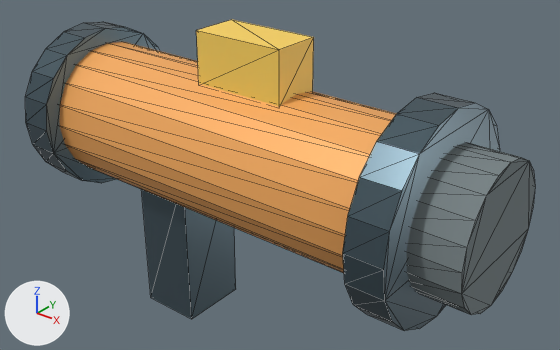
The glTF model public/assets/kit/bp_weaponheavy.glb, before and after one commit.
Rendered twice from a 50 mm camera at (1.621, -1.284, 0.815) aimed at (0.555, 0.048, -0.011). Every picture has the same lights, and +X, +Y and +Z are marked at lower left. The picture after the commit comes second. Mesh edges are drawn as thin lines. Where no turn or scale is listed for an object, it has been applied to the vertices.

In view in the first picture: 'Grip.001', 'LauncherTube', 'Muzzle', 'Sight', 'TubeRing', 'TubeRing.001'.
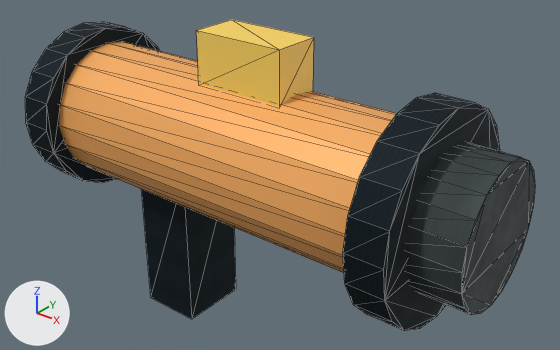
Where the newer file only moved an object's origin or applied its transform, the numbers keep the older frame.

Pixel boxes (x1, y1, x2, y2) of what changed, in the pictures (560 x 350 px):
'TubeRing.001', surface changed (darker): (343, 93, 500, 331) in both
'Muzzle', surface changed (darker): (406, 142, 535, 315) in both
'Grip.001', surface changed (darker): (141, 189, 236, 319) in both
'TubeRing', surface changed: (25, 22, 160, 183) in both

Edits to the bpy script that builds the scene:
```text
Add img_stone_dark_normal:
    img_stone_dark_normal = load_image('Stone_Dark_Normal', '_unpacked/Stone_Dark_Normal', 48, 48, 'Non-Color')
Add img_stone_dark_basecolor:
    img_stone_dark_basecolor = load_image('Stone_Dark_BaseColor', '_unpacked/Stone_Dark_BaseColor', 48, 48, 'sRGB')
Add img_stone_dark_roughness:
    img_stone_dark_roughness = load_image('Stone_Dark_Roughness', '_unpacked/Stone_Dark_Roughness', 48, 48, 'Non-Color')
Add img_metal_normal:
    img_metal_normal = load_image('Metal_Normal', '_unpacked/Metal_Normal', 48, 48, 'Non-Color')
Add img_metal_roughness:
    img_metal_roughness = load_image('Metal_Roughness', '_unpacked/Metal_Roughness', 48, 48, 'Non-Color')
Add img_metal_basecolor:
    img_metal_basecolor = load_image('Metal_BaseColor', '_unpacked/Metal_BaseColor', 48, 48, 'sRGB')
Change mat_metal:
    remove # nodes: BsdfPrincipled, OutputMaterial
    remove # colours: greyish blue #596c76
    nodes: BsdfPrincipled, Math, NormalMap, OutputMaterial, SeparateColor, TexImage x3
    uses the picture img_metal_basecolor
    uses the picture img_metal_normal
    uses the picture img_metal_roughness
Change mat_stone_dark:
    remove # nodes: BsdfPrincipled, OutputMaterial
    remove # colours: grey #798486
    nodes: BsdfPrincipled, Math, NormalMap, OutputMaterial, SeparateColor, TexImage x3
    uses the picture img_stone_dark_basecolor
    uses the picture img_stone_dark_normal
    uses the picture img_stone_dark_roughness
```
